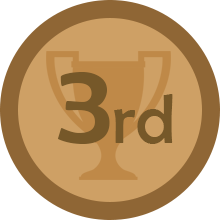
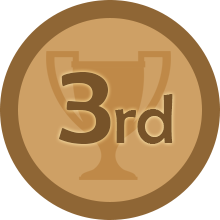
Layers edited between the first and the second (220, 220) image:
painted on "3rd" over left=57, top=72, right=173, bottom=144
